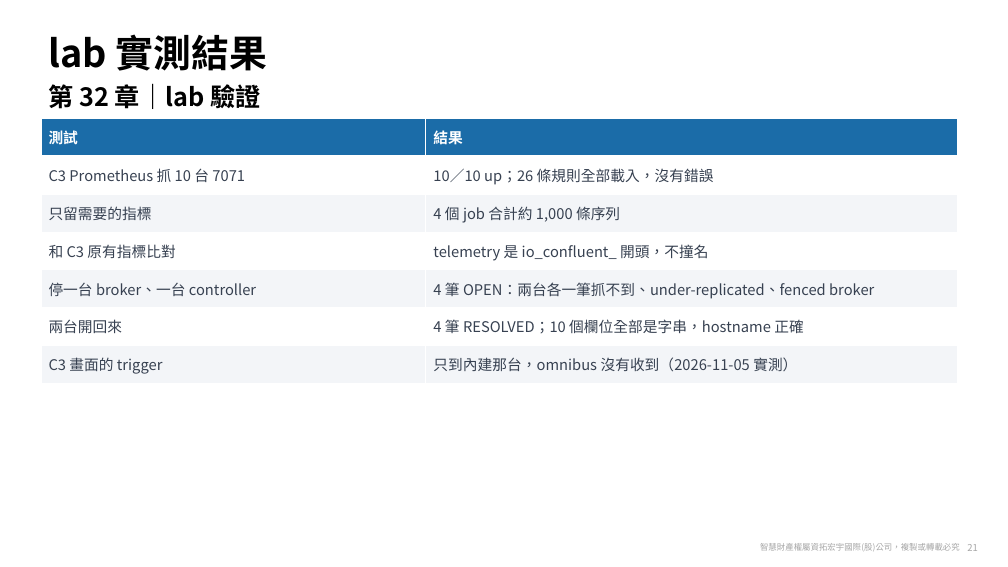
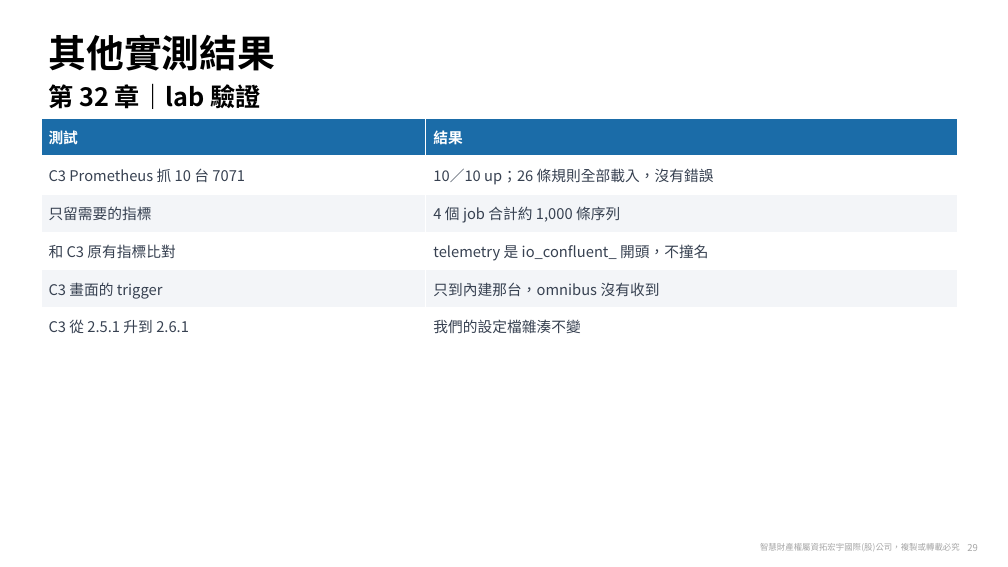
Before and after one commit to zxc81906119/kafka_install_ops, a slide deck: slide 29 of docs/Confluent-第32章-告警方案.pptx (slide 21 before the commit). Drawn at 1008x567 pixels with LibreOffice and Linux fonts; fonts in the diff are those of the drawing; background and template pictures are left out. Boxes give left, top, right and bottom in pixels: in the first picture for what was removed or moved away, otherwise in the second. Text is boxed around its words. In the diff, an @@ line names an element or a change of style, - is before the commit and + after.

```diff
--- a/docs/Confluent-第32章-告警方案.pptx
+++ b/docs/Confluent-第32章-告警方案.pptx
@@ title at <box>48,34,275,71</box>: text changed @@
-lab 實測結果
+其他實測結果
@@ table at <box>41,119,957,346</box> @@
-row 5: 停一台 broker、一台 controller | 4 筆 OPEN：兩台各一筆抓不到、under-replicated、fenced broker
-row 6: 兩台開回來 | 4 筆 RESOLVED；10 個欄位全部是字串，hostname 正確
-row 7: C3 畫面的 trigger | 只到內建那台，omnibus 沒有收到（2026-11-05 實測）
+row 5: C3 畫面的 trigger | 只到內建那台，omnibus 沒有收到
+row 6: C3 從 2.5.1 升到 2.6.1 | 我們的設定檔雜湊不變
```
Also in this commit, not shown: 15 other slides changed, 14 slides added, 7 other files.
